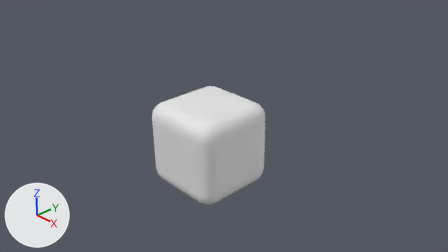
Renders of the Blender file Assets/MidTerm/Import/Cube/Cube.blend from each side of a commit.
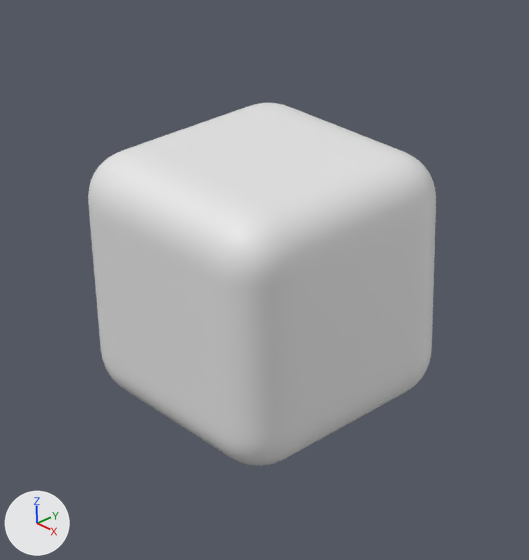
Each version is shown from the file's camera 'Camera', then close up on the part from 27% to 66% of the width and 21% to 93% of the height. The lights are fixed; the arrows at lower left show +X, +Y and +Z. Materials are left out; every surface is plain grey.
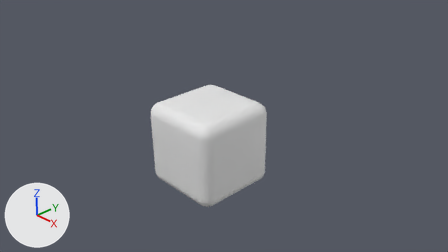
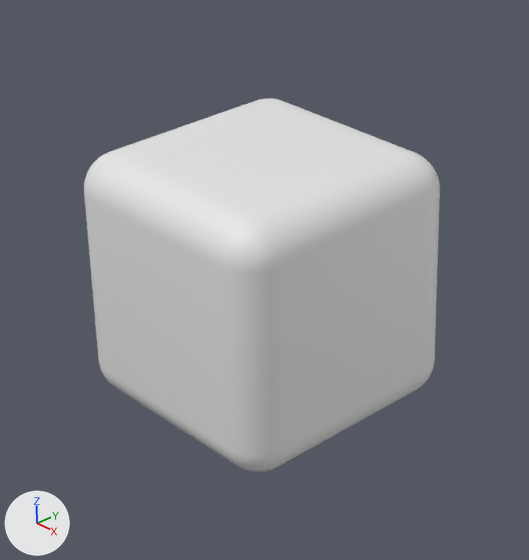
Boxes [x1, y1, x2, y2] around the edits, measured in the close-ups (529 x 560 px):
'Cube', reshaped, modifiers changed: before [88, 103, 436, 466]; after [84, 98, 440, 472]
part 1 of me_cube, cut back: before [88, 103, 436, 466]; after [84, 98, 440, 472]

Edits to the bpy script that builds the scene:
```text
Change me_cube:
    used by ob_cube; location = (0.0, 0.0, 0.0)
    remove me_cube.from_pydata(...)  # 6536 vertices, 6534 faces; spans x -1.0..1.0, y -1.0..1.0, z -1.0..1.0
    add me_cube.from_pydata(...)  # 8 vertices, 6 faces; spans x -1.0..1.0, y -1.0..1.0, z -1.0..1.0
    me_cube part 1: 6536 vertices removed from x -1.0..1.0, y -1.0..1.0, z -1.0..1.0; 8 vertices added at x -1.0..1.0, y -1.0..1.0, z -1.0..1.0, forming a box
    me_cube part 2: the surface is now shaded smooth
Change ob_cube:
    add _m = ob_cube.modifiers.new('Bevel', 'BEVEL')
    add _m.width = 0.285
    add _m.width_pct = 0.285
    add _m.segments = 11
    add _m.limit_method = 'NONE'
    add _m.spread = 0.0
```
